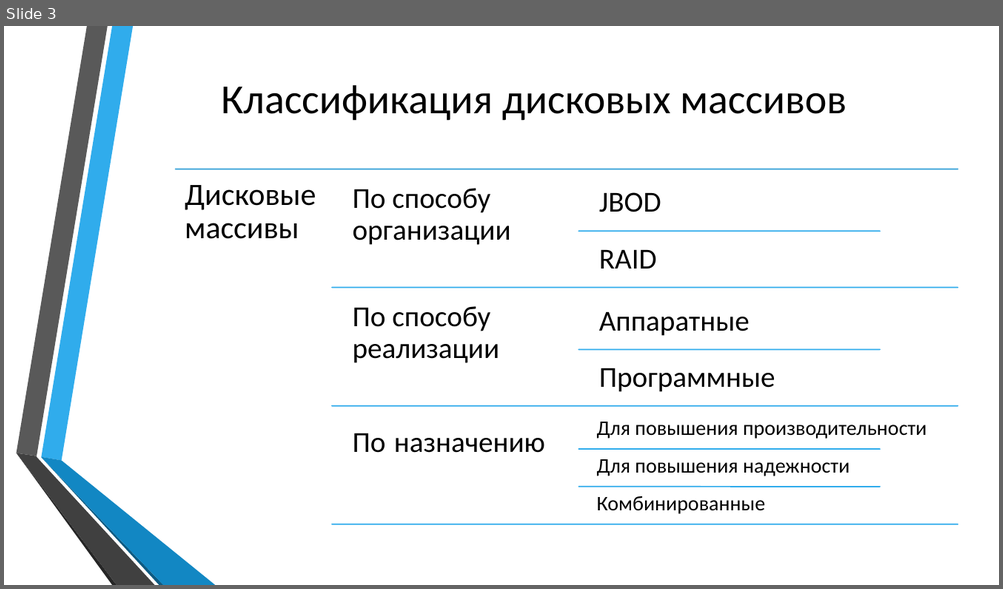
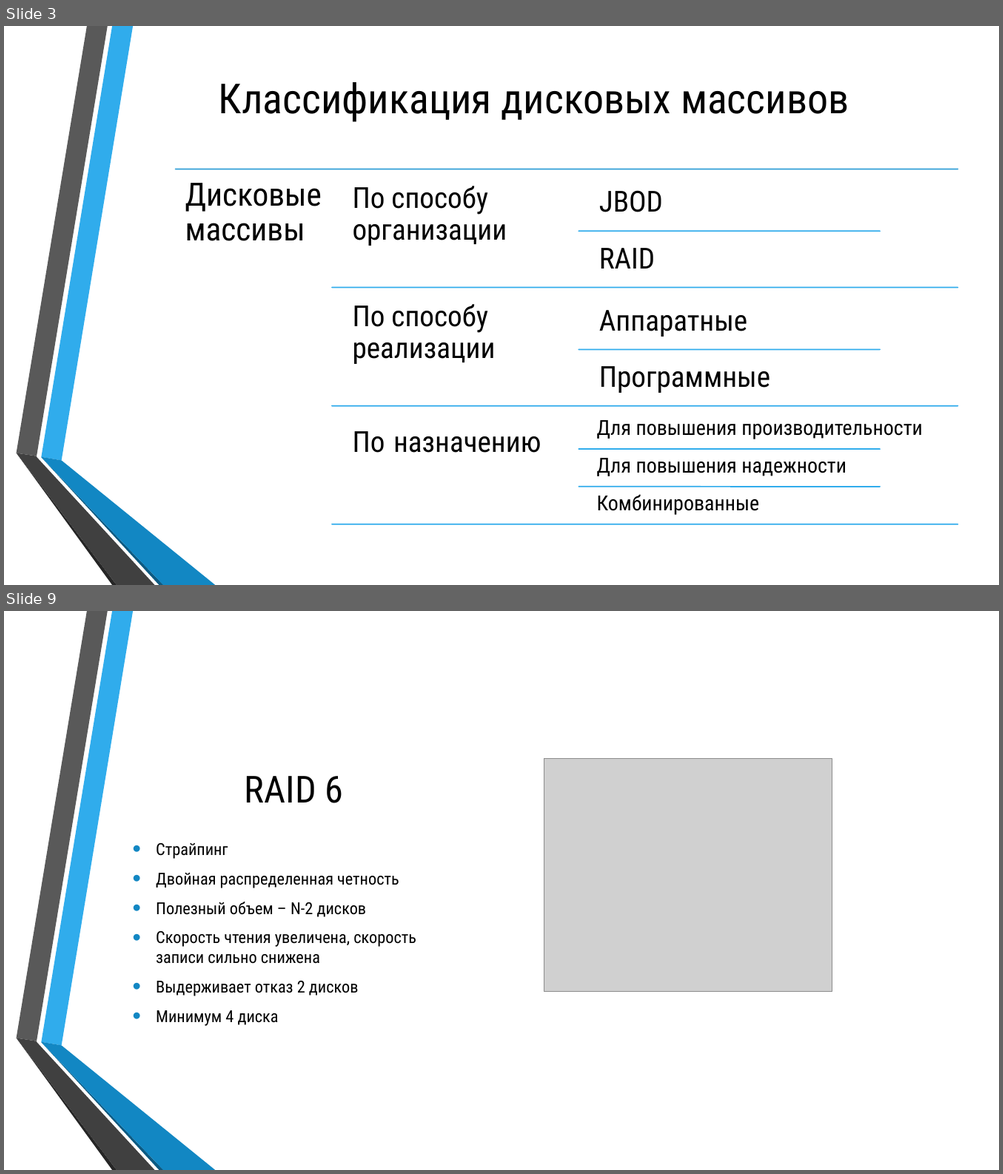
Before and after one commit to Silvarious9862/iiuvm, a slide deck: kr/250541_Бобрик_ВЮ_КР_ИиУВМ.pptx. Shown one above the other, each under a label of ours: slide 3 before the commit, slides 3 and 9 after it; the slides between them are not shown. The pictures are 1003x589 and 1003x1174 pixels, drawn with LibreOffice and Linux fonts; fonts in the diff are those of the drawing; grey boxes stand for pictures; background and template pictures are left out. Boxes give left, top, right and bottom in pixels: in the first picture for what was removed or moved away, otherwise in the second. Text is boxed around its words. In the diff, an @@ line names an element or a change of style, - is before the commit and + after.

```diff
--- a/kr/250541_Бобрик_ВЮ_КР_ИиУВМ.pptx
+++ b/kr/250541_Бобрик_ВЮ_КР_ИиУВМ.pptx
@@ slide 9 added at (4, 611, 999, 1170), background picture (left out); not listed: 6 template elements that a slide beside it also shows @@
@@ picture added at (544, 759, 831, 991) @@
@@ title added at (244, 776, 344, 803), 36 pt, text #000000 @@
+RAID 6
@@ text added at (156, 843, 416, 1026), 16 pt, text #000000 @@
+• Страйпинг
+• Двойная распределенная четность
+• Полезный объем – N-2 дисков
+• Скорость чтения увеличена, скорость записи сильно снижена
+• Выдерживает отказ 2 дисков
+• Минимум 4 диска
@@ slide 3 changed as well @@
@@ text "Дисковые массивы" at (185, 183, 321, 241): size 30 to 31 pt, font Calibri to Roboto Condensed @@
@@ font Calibri to Roboto Condensed in 11 elements at (219, 82, 848, 122), (353, 186, 507, 246), (599, 190, 663, 212), (599, 248, 654, 269), (353, 304, 495, 364), (599, 310, 747, 337), (599, 366, 770, 393), (353, 432, 540, 453), (597, 420, 922, 440), (597, 458, 846, 477), (597, 494, 760, 515) @@
```
Also in this commit, not shown: 2 other slides changed, 20 other slides added, 1 slide removed, 17 other files.
